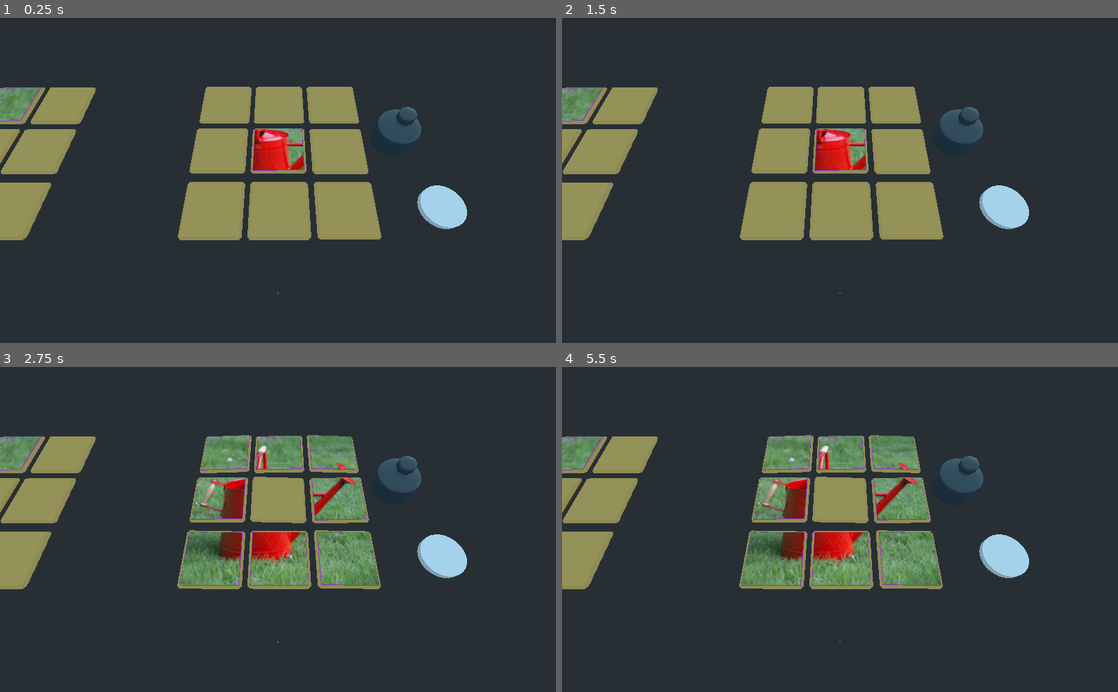
Above: before the commit, frames 1-4 (two rows, left to right).
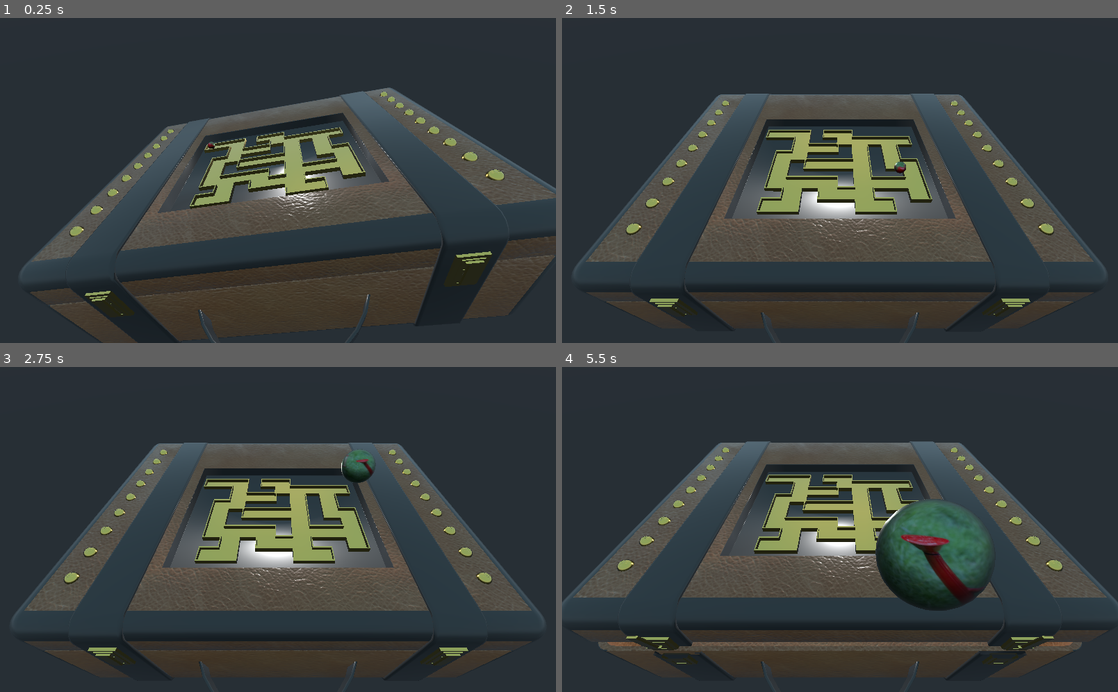
Above: after the commit, the same moments.

Repository: nheeb/OrbinTime
Game: Godot game, scene res://Level.tscn
The game is run twice, just before and just after one commit, with the same random seed, the same clock (stepped at 60 frames per second) and the same inputs. Before the commit the project starts from res://TileFlipPuzzleTest.tscn.
Inputs (mouse positions are in pixels of both pictures, inside the frame that each line leads up to):
- Up to frame 1 (0.25 s): no input
- Up to frame 2 (1.5 s): move the mouse to (962, 164) at 0.52 s; tap R (teleport_orb) at 0.6, 1.35 s; click (962, 164) at 0.67 s; move the mouse to (728, 196) at 1.27 s; click (728, 196) at 1.42 s
- Up to frame 3 (2.75 s): tap Enter at 2 s; move the mouse to (333, 458) at 2.02 s; tap R (teleport_orb) at 2.1 s; click (333, 458) at 2.17 s
- Up to frame 4 (5.5 s): move the mouse to (812, 594) at 2.77 s; tap R (teleport_orb) every 0.75 s from 2.85 to 5.1 s; click (812, 594) at 2.92 s; move the mouse to (1006, 578) at 3.52 s; click (1006, 578) at 3.67 s; move the mouse to (673, 480) at 4.27 s; click (673, 480) at 4.42 s; move the mouse to (867, 529) at 5.02 s; click (867, 529) at 5.17 s

The runs differ from the first frame. In frame 1, 37% of the frame differs, in the area x 0-100%, y 21-100%; in frame 2, 34%; in frame 3, 35%; in frame 4, 38%, in the area x 0-100%, y 20-94%.

Commit message:
button press

Diff:
--- a/Level.tscn
+++ b/Level.tscn
@@ -46,3 +46,5 @@
 transform = Transform( 1, 0, 0, 0, 0.258819, 0.965926, 0, -0.965926, 0.258819, 0, 0, 0 )
 
 [node name="Tween" type="Tween" parent="."]
+
+[node name="WorldEnvironment" type="WorldEnvironment" parent="."]
--- a/Models/Tile.tscn
+++ b/Models/Tile.tscn
@@ -43,8 +43,6 @@
 [node name="Mesh" type="MeshInstance" parent="."]
 transform = Transform( 40, 0, 0, 0, 40, 0, 0, 0, 40, 0, 0, 0 )
 mesh = SubResource( 1 )
-material/0 = null
-material/1 = null
 
 [node name="Sprite3D" type="Sprite3D" parent="Mesh"]
 transform = Transform( 0.00540748, 3.4377e-10, -2.6334e-16, -3.18233e-17, 4.78598e-10, -0.000626566, -3.4377e-10, 0.00540748, 1.1593e-09, 0, 0.00158556, -1.38614e-10 )
--- /dev/null
+++ b/Objects/ButtonLogic.gd
@@ -0,0 +1,31 @@
+extends Spatial
+
+export var button_press_depth := 0.5
+
+var is_pressed := false
+
+signal button_pressed
+
+func pressed():
+	# for now move the buttonTop immediately down
+	# for more fanciness we could use a Tween
+	$EdgeButtonModel/EdgeButtonTop.translate(Vector3.DOWN * button_press_depth)
+	is_pressed = true
+	emit_signal("button_pressed")
+
+func released():
+	$EdgeButtonModel/EdgeButtonTop.translate(-Vector3.DOWN * button_press_depth)
+	is_pressed = false
+
+func _on_ClickArea_input_event(_camera: Node, event: InputEvent, _position: Vector3, _normal: Vector3, _shape_idx: int) -> void:
+	if event is InputEventMouseButton:
+		if event.button_index == 1:
+			if event.pressed and not is_pressed:
+				pressed()
+			elif is_pressed:
+				released()
+
+
+func _on_ClickArea_mouse_exited() -> void:
+	if is_pressed:
+		released()
--- /dev/null
+++ b/Objects/Drawer.tscn
@@ -0,0 +1,9 @@
+[gd_scene load_steps=2 format=2]
+
+[sub_resource type="CubeMesh" id=1]
+
+[node name="Drawer" type="Spatial"]
+
+[node name="DrawerMesh" type="MeshInstance" parent="."]
+transform = Transform( 2.66849, 0, 0, 0, 0.256694, 0, 0, 0, 1.42725, 0, 0, 0 )
+mesh = SubResource( 1 )
--- a/Objects/EdgeButtonRed.tscn
+++ b/Objects/EdgeButtonRed.tscn
@@ -1,7 +1,23 @@
-[gd_scene load_steps=2 format=2]
+[gd_scene load_steps=4 format=2]
 
 [ext_resource path="res://Models/EdgeButtonModel.tscn" type="PackedScene" id=1]
+[ext_resource path="res://Objects/ButtonLogic.gd" type="Script" id=2]
+
+[sub_resource type="BoxShape" id=1]
+extents = Vector3( 0.05124, 0.0223632, 0.0349561 )
 
 [node name="EdgeButtonRed" type="Spatial"]
+script = ExtResource( 2 )
 
 [node name="EdgeButtonModel" parent="." instance=ExtResource( 1 )]
+
+[node name="ClickArea" type="Area" parent="."]
+
+[node name="CollisionShape" type="CollisionShape" parent="ClickArea"]
+transform = Transform( 1, 0, 0, 0, 1, 0, 0, 0, 1, 0, 0.0195407, 0 )
+shape = SubResource( 1 )
+
+[connection signal="input_event" from="ClickArea" to="." method="_on_ClickArea_input_event"]
+[connection signal="mouse_exited" from="ClickArea" to="." method="_on_ClickArea_mouse_exited"]
+
+[editable path="EdgeButtonModel"]
--- a/project.godot
+++ b/project.godot
@@ -21,7 +21,7 @@
 [application]
 
 config/name="BuildYourOrb"
-run/main_scene="res://TileFlipPuzzleTest.tscn"
+run/main_scene="res://Level.tscn"
 config/icon="res://icon.png"
 
 [autoload]
